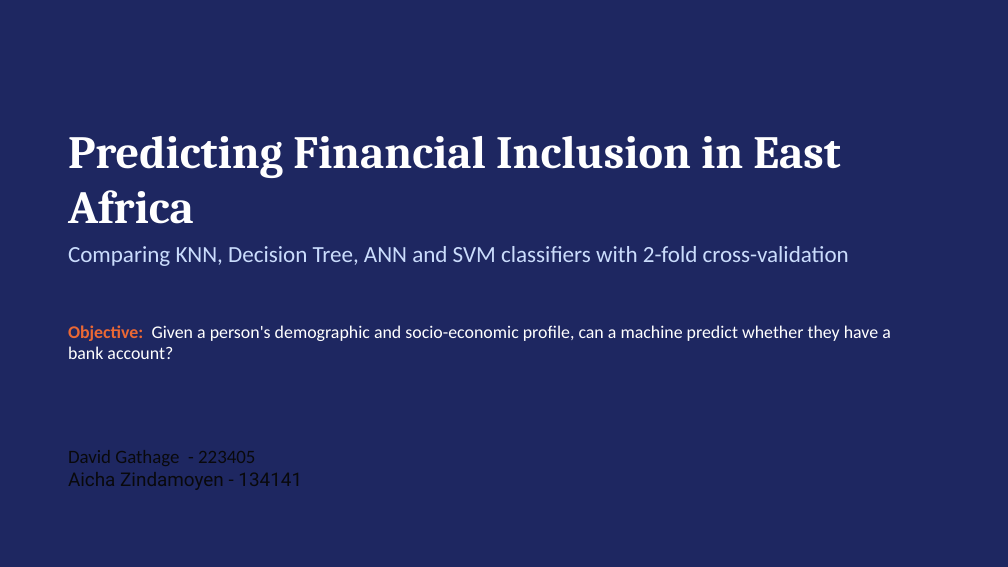
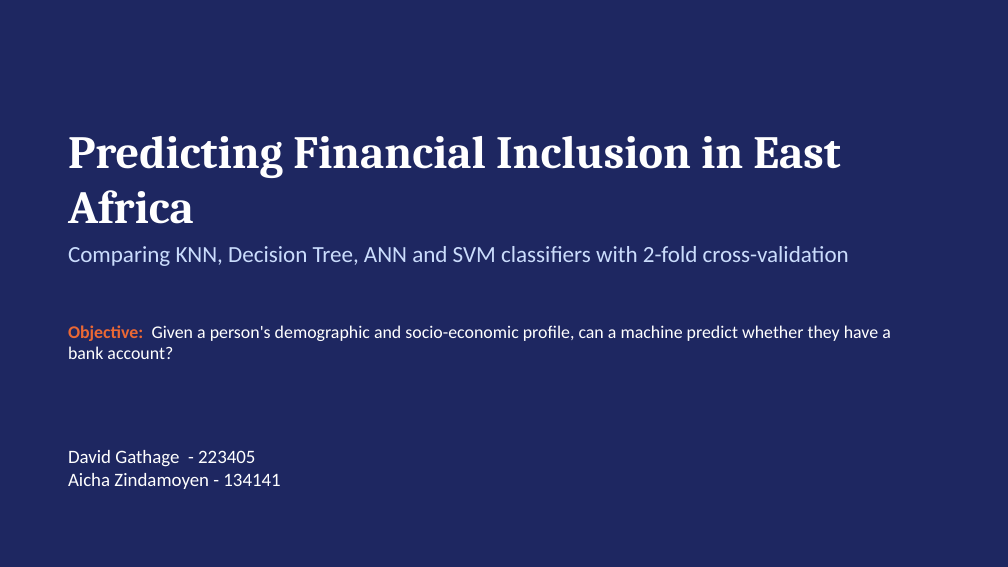
Before and after one commit to davidgathage/ML-application-KNN-SVM-Decision-Trees, a slide deck: slide 1 of Report/Mini project report.pptx. Drawn at 1008x567 pixels with LibreOffice and Linux fonts; fonts in the diff are those of the drawing. Boxes give left, top, right and bottom in pixels: in the first picture for what was removed or moved away, otherwise in the second. Text is boxed around its words. In the diff, an @@ line names an element or a change of style, - is before the commit and + after.

```diff
--- a/Report/Mini project report.pptx
+++ b/Report/Mini project report.pptx
@@ text added at (68, 450, 280, 489), 18 pt, text #FFFFFF @@
+David Gathage - 223405
+Aicha Zindamoyen - 134141
```
Also in this commit, not shown: 2 other slides changed.
